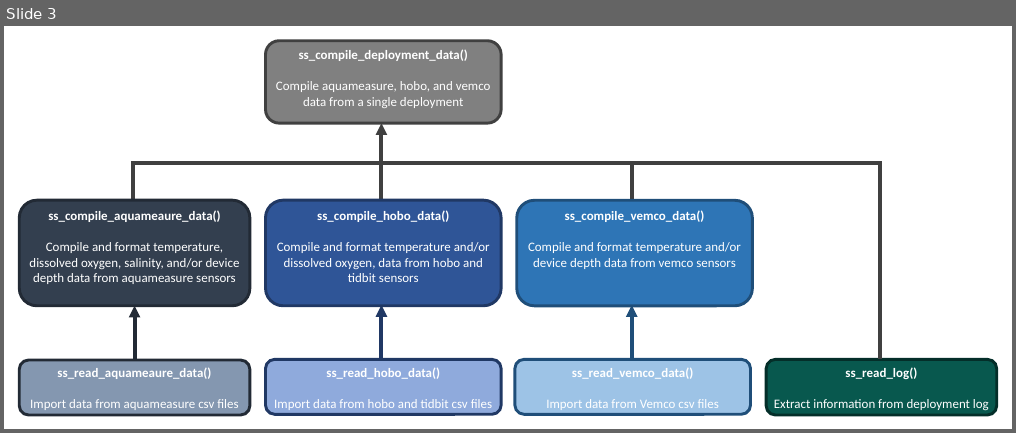
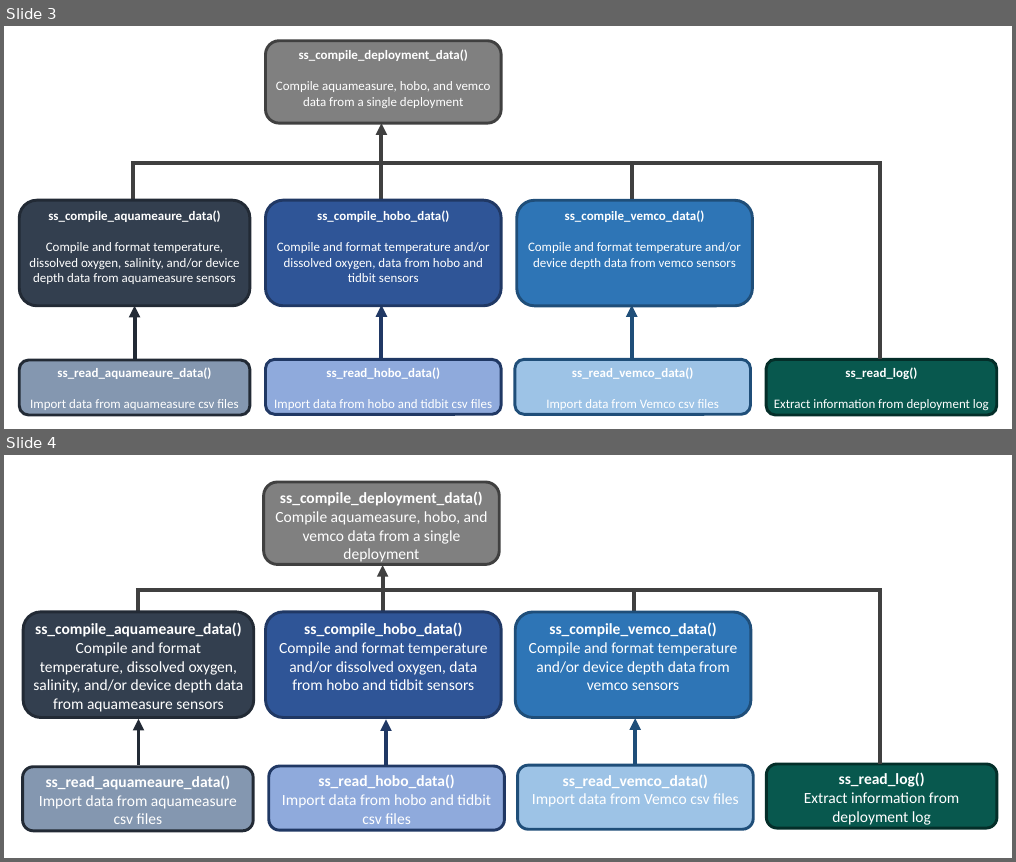
Before and after one commit to dempsey-CMAR/sensorstrings, a slide deck: man/figures/2022-10-18_ss_structure.pptx. Shown one above the other, each under a label of ours: slide 3 before the commit, slides 3 and 4 after it. The pictures are 1016x433 and 1016x862 pixels, drawn with LibreOffice and Linux fonts; fonts in the diff are those of the drawing. Boxes give left, top, right and bottom in pixels: in the first picture for what was removed or moved away, otherwise in the second. Text is boxed around its words. In the diff, an @@ line names an element or a change of style, - is before the commit and + after.

```diff
--- a/man/figures/2022-10-18_ss_structure.pptx
+++ b/man/figures/2022-10-18_ss_structure.pptx
@@ slide 4 added at [4,455,1012,858], background #FFFFFF @@
@@ rounded rectangle added at [264,482,499,564], fill #808080, outline #404040 4.5 pt, 24 pt, text #FFFFFF @@
+ss_compile_deployment_data()
+Compile aquameasure, hobo, and vemco data from a single deployment
@@ arrow added from (383, 611) to (383, 565), #404040 6 pt @@
@@ line added from (136, 590) to (882, 590), #404040 6 pt @@
@@ line added from (138, 627) to (138, 590), #404040 6 pt @@
@@ line added from (634, 627) to (634, 590), #404040 6 pt @@
@@ line added from (880, 764) to (880, 590), #404040 6 pt @@
@@ rounded rectangle added at [23,612,254,718], fill #333F50, outline #222A35 4.5 pt, 24 pt, text #FFFFFF @@
+ss_compile_aquameaure_data()
+Compile and format temperature, dissolved oxygen, salinity, and/or device depth data from aquameasure sensors
@@ rounded rectangle added at [266,612,501,718], fill #2F5597, outline #203864 4.5 pt, 24 pt, text #FFFFFF @@
+ss_compile_hobo_data()
+Compile and format temperature and/or dissolved oxygen, data from hobo and tidbit sensors
@@ rounded rectangle added at [515,612,751,718], fill #2E75B6, outline #1F4E79 4.5 pt, 24 pt, text #FFFFFF @@
+ss_compile_vemco_data()
+Compile and format temperature and/or device depth data from vemco sensors
@@ arrow added from (139, 765) to (139, 719), #222A35 6 pt @@
@@ arrow added from (386, 766) to (386, 719), #203864 6 pt @@
@@ arrow added from (635, 764) to (635, 719), #1F4E79 6 pt @@
@@ rounded rectangle added at [23,767,253,831], fill #8497B0, outline #222A35 4.5 pt, 24 pt, text #FFFFFF @@
+ss_read_aquameaure_data()
+Import data from aquameasure csv files
@@ rounded rectangle added at [269,766,505,831], fill #8FAADC, outline #203864 4.5 pt, 24 pt, text #FFFFFF @@
+ss_read_hobo_data()
+Import data from hobo and tidbit csv files
@@ rounded rectangle added at [518,766,753,830], fill #9DC3E6, outline #1F4E79 4.5 pt, 24 pt, text #FFFFFF @@
+ss_read_vemco_data()
+Import data from Vemco csv files
@@ rounded rectangle added at [767,764,997,828], fill #08584E, outline #042E29 4.5 pt, 24 pt, text #FFFFFF @@
+ss_read_log()
+Extract information from deployment log
```
Also in this commit, not shown: 1 other file.
